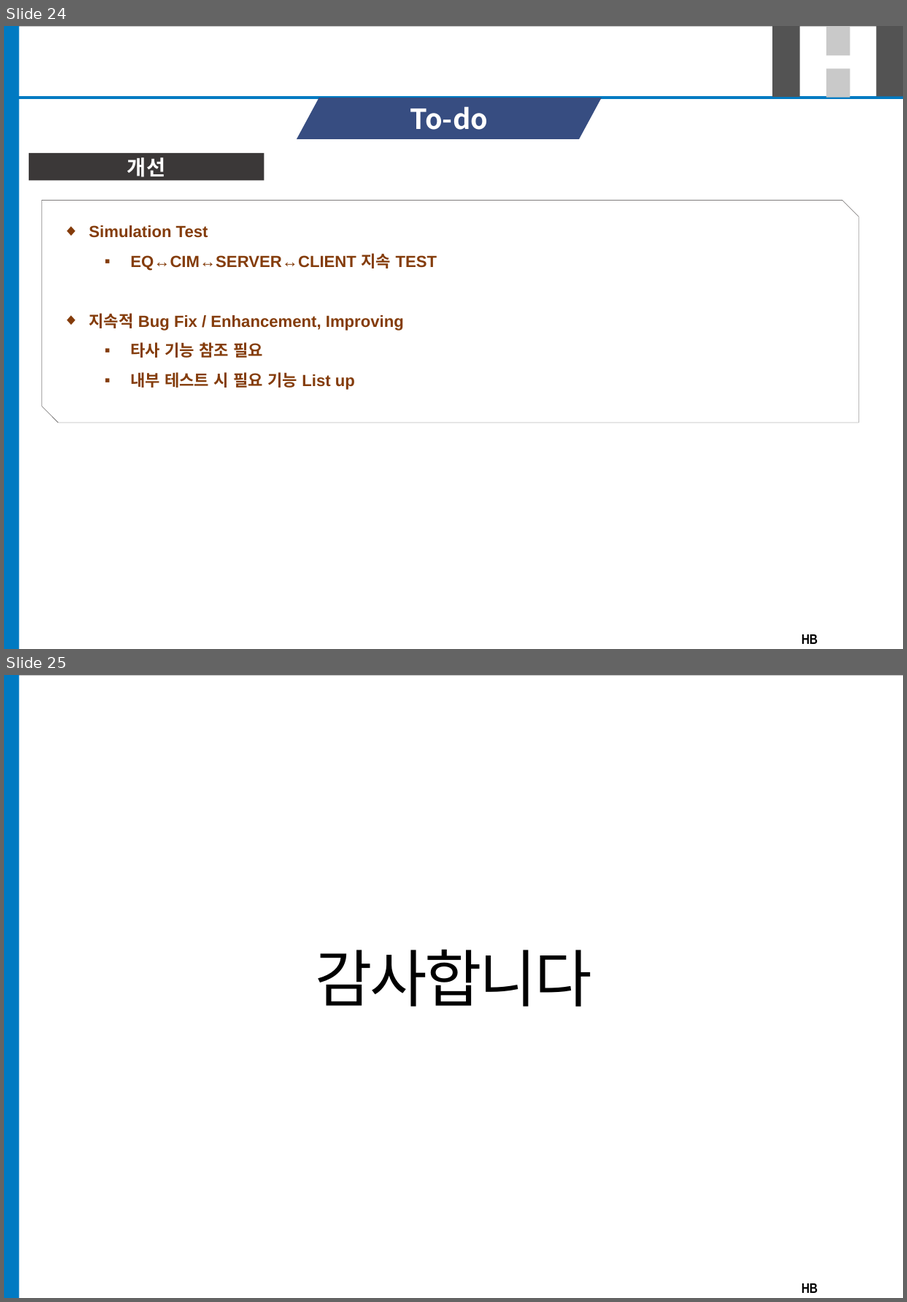
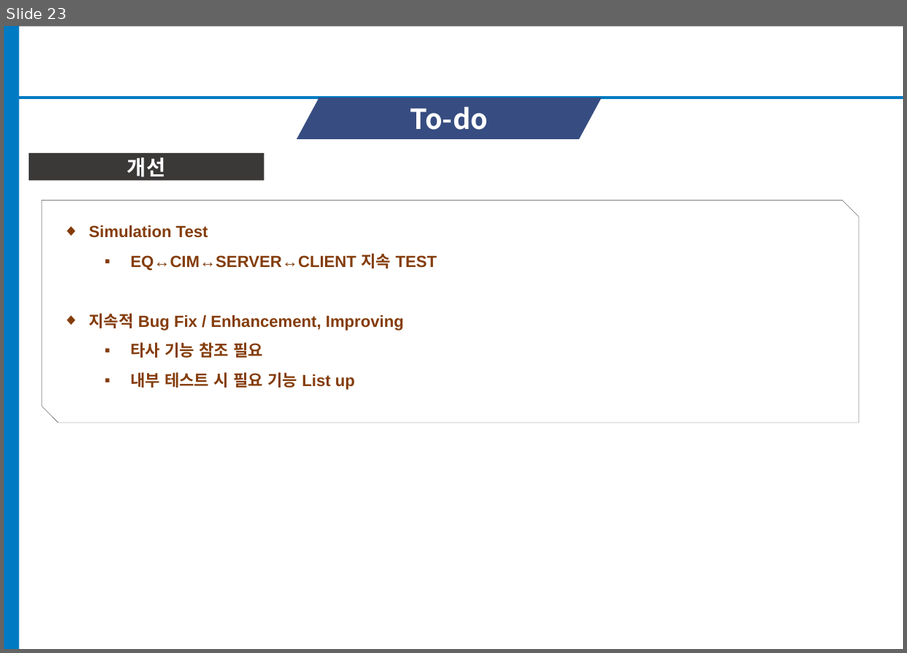
Before and after one commit to SeafoodMan/SeafoodMan, a slide deck: report/readme/docs/SECS Driver.pptx. Shown one above the other, each under a label of ours: slides 24 and 25 before the commit, slide 23 after it. The pictures are 907x1302 and 907x653 pixels, drawn with LibreOffice and Linux fonts; fonts in the diff are those of the drawing; background and template pictures are left out. Boxes give left, top, right and bottom in pixels: in the first picture for what was removed or moved away, otherwise in the second. Text is boxed around its words. In the diff, an @@ line names an element or a change of style, - is before the commit and + after.

```diff
--- a/report/readme/docs/SECS Driver.pptx
+++ b/report/readme/docs/SECS Driver.pptx
@@ slide 25 removed at box(4, 675, 903, 1298), background picture (left out); not listed: 3 template elements that a slide beside it also shows @@
@@ title removed at box(315, 949, 592, 1006) @@
-감사합니다
@@ what was slide 24 is now slide 23 @@
@@ slide 23 changed as well @@
@@ rectangle removed at box(773, 26, 800, 97) @@
@@ rectangle removed at box(827, 27, 851, 56) @@
@@ rectangle removed at box(877, 26, 903, 97) @@
@@ rectangle removed at box(827, 68, 851, 98) @@
@@ text removed at box(802, 634, 818, 644) @@
-HB TECHNOLOGY
```
Also in this commit, not shown: 22 other slides changed, 1 other slide removed.
